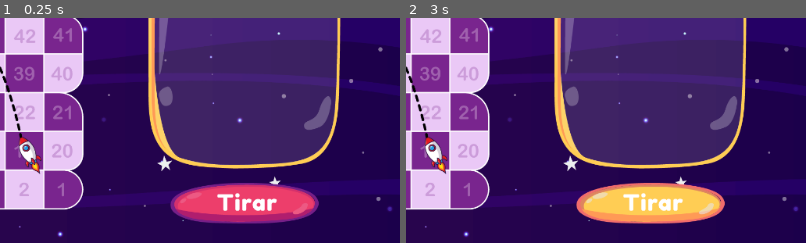
Above: before the commit, frames 1-2 (left to right).
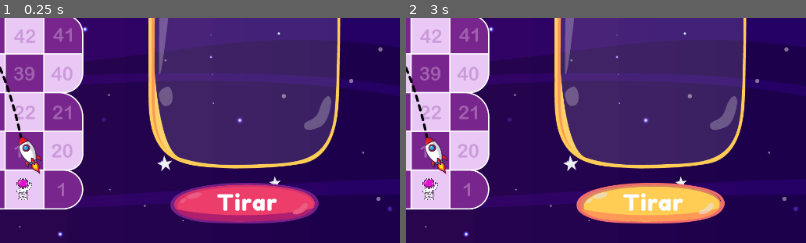
Above: after the commit, the same moments.

Repository: carrilloycardenas/Carrera-espacial
Game: Godot game, scene res://tablero/tablero.tscn
Same seed, same stepped clock (60 frames per second), same inputs: the game is played once before the commit and once after it. The project has no main scene, so this scene is started directly.
Inputs (mouse positions are % of the whole screen's width and height, from its top left):
- Up to frame 1 (0.25 s): no input
- Up to frame 2 (3 s): click (81, 91) at 0.5 s; click (86, 9) at 1.25 s; click (80, 9) at 2 s; click (81, 91) at 2.75 s
The pictures show only the part of the screen within x 50-100%, y 50-100%; the shares and areas given below are measured in that part.

The runs differ from the first frame. In frame 1, 0.3% of the frame differs, in the area x 4-8%, y 71-81%; in frame 2, 0.3%.

Commit message:
Upload the font

Diff:
--- a/tablero/tablero.tscn
+++ b/tablero/tablero.tscn
@@ -11,6 +11,7 @@
 [ext_resource path="res://assets/boton-salir-normal.png" type="Texture" id=9]
 [ext_resource path="res://assets/boton-salir-hover.png" type="Texture" id=10]
 [ext_resource path="res://assets/diseño-tablero.png" type="Texture" id=11]
+[ext_resource path="res://assets/astronauta-1-rosa.png" type="Texture" id=12]
 
 [node name="tablero" type="Node2D"]
 
@@ -69,3 +70,8 @@
 position = Vector2( 512, 288 )
 scale = Vector2( 0.533333, 0.533334 )
 texture = ExtResource( 11 )
+
+[node name="Astronauta-1-rosa" type="Sprite" parent="."]
+position = Vector2( 543, 507 )
+scale = Vector2( 0.168804, 0.168804 )
+texture = ExtResource( 12 )
Binary file added: font/FredokaOne-Regular.ttf
Not shown, added: font/OFL.txt
Not shown: 1 places in tablero/tablero.tscn that only renumber resources
